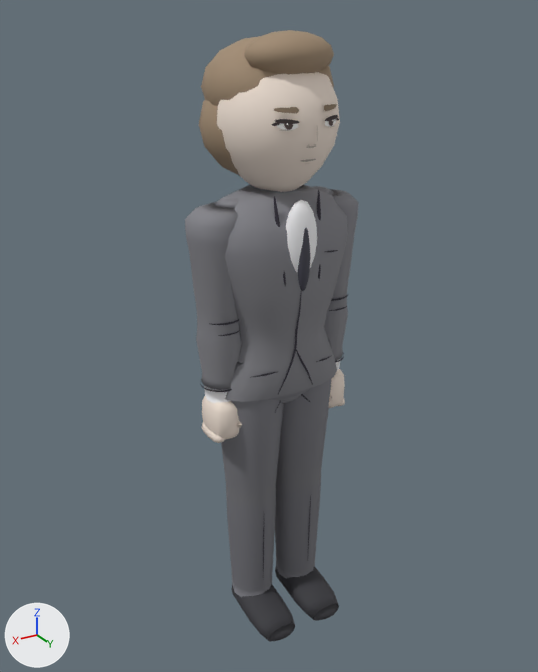
The glTF model assets/models/gunter_suit_a.glb: old version first, new version second.
Both versions are drawn from a 50 mm lens placed at (1.157, 1.891, 1.979), pointed at (0.004, -0.032, 1.018). The lights are fixed; the arrows at lower left show +X, +Y and +Z. The first picture is the older version.

The first picture shows 'Body'.
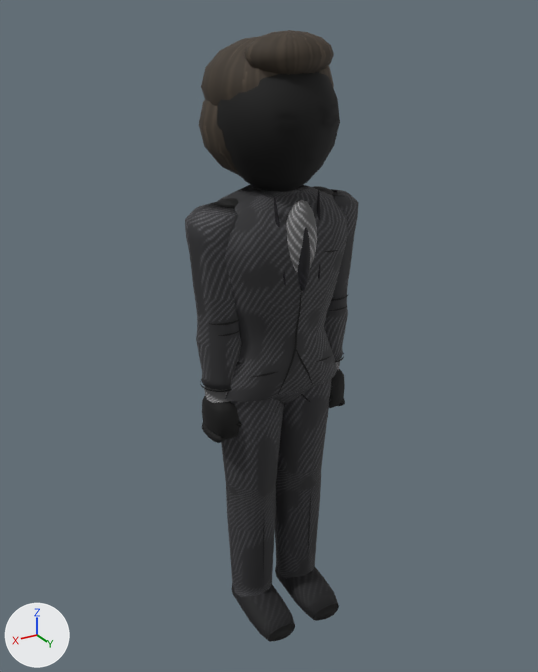
What differs and where, as boxes [x1, y1, x2, y2] in the pictures (538 x 672 px):
'Body', surface changed (grey to black): [185, 30, 359, 642] in both

The change, as a diff of the scene's bpy script:
```diff
--- a/assets/models/gunter_suit_a.glb.py
+++ b/assets/models/gunter_suit_a.glb.py
@@ img_albedo @@
+img_albedo = load_image('_albedo', '_unpacked/_albedo', 512, 512, 'sRGB')
@@ mat_material_0 @@
 n0 = _N.new('ShaderNodeBsdfPrincipled'); n0.name = 'Principled BSDF'
 n1 = _N.new('ShaderNodeOutputMaterial'); n1.name = 'Material Output'
+n3 = _N.new('ShaderNodeMix'); n3.name = 'Mix'
+n3.data_type = 'RGBA'
+n3.blend_type = 'MULTIPLY'
+n3.inputs[0].default_value = 1.0  # 'Factor'
 n2 = _N.new('ShaderNodeVertexColor'); n2.name = 'Color Attribute'
+n4 = _N.new('ShaderNodeTexImage'); n4.name = 'Image Texture'
+n4.image = img_albedo
 _L.new(n0.outputs[0], n1.inputs[0])  # 'BSDF' to 'Surface'
-_L.new(n2.outputs[0], n0.inputs[0])  # 'Color' to 'Base Color'
+_L.new(n3.outputs[2], n0.inputs[0])  # 'Result' to 'Base Color'
+_L.new(n2.outputs[0], n3.inputs[7])  # 'Color' to 'B'
+_L.new(n4.outputs[0], n3.inputs[6])  # 'Color' to 'A'
@@ me_mesh_0 @@
 me_mesh_0.from_pydata(...)  # 4061 vertices, 7284 faces; spans x -0.29..0.29, y -0.23..0.23, z -0.03..1.94
 # used by ob_body; location = (0.0, 0.0, 0.0)
+# me_mesh_0 part 1: texture (UV) coordinates changed
 me_mesh_0.materials.append(mat_material_0)
```
